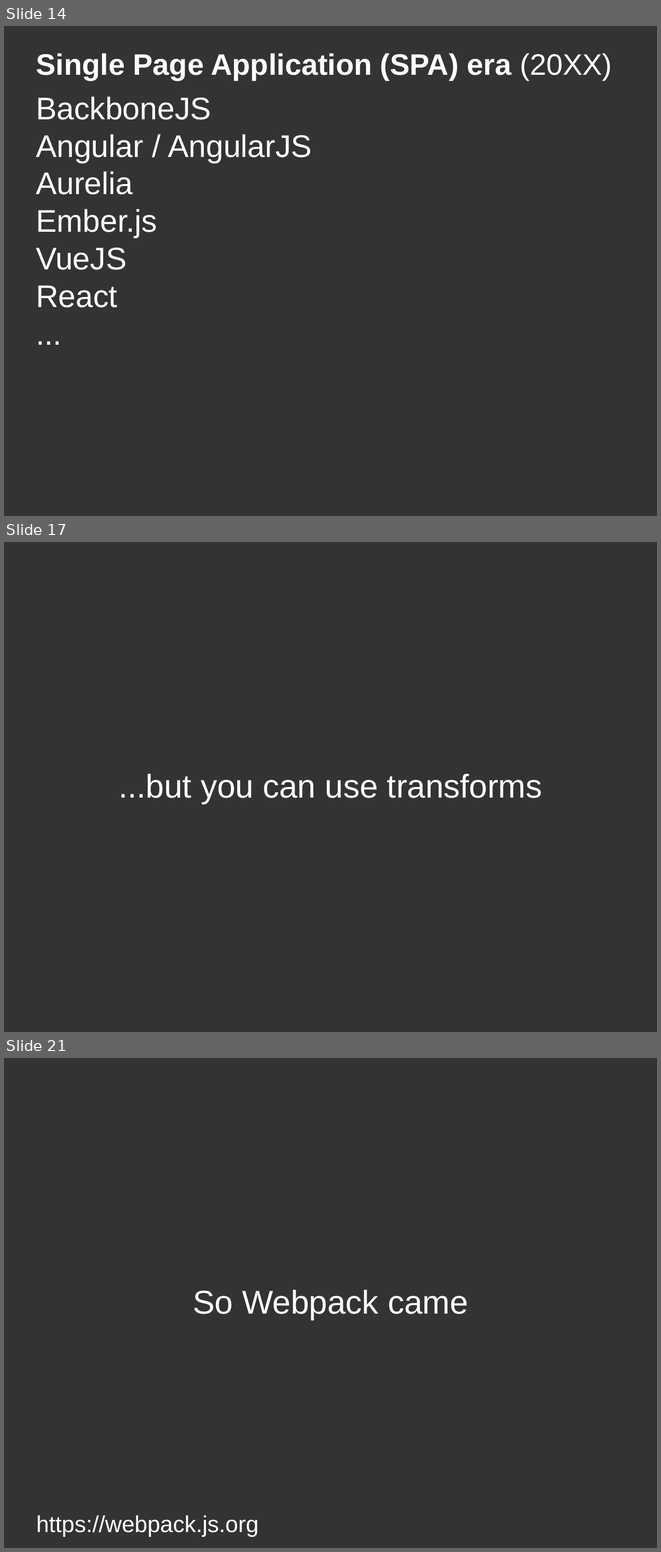
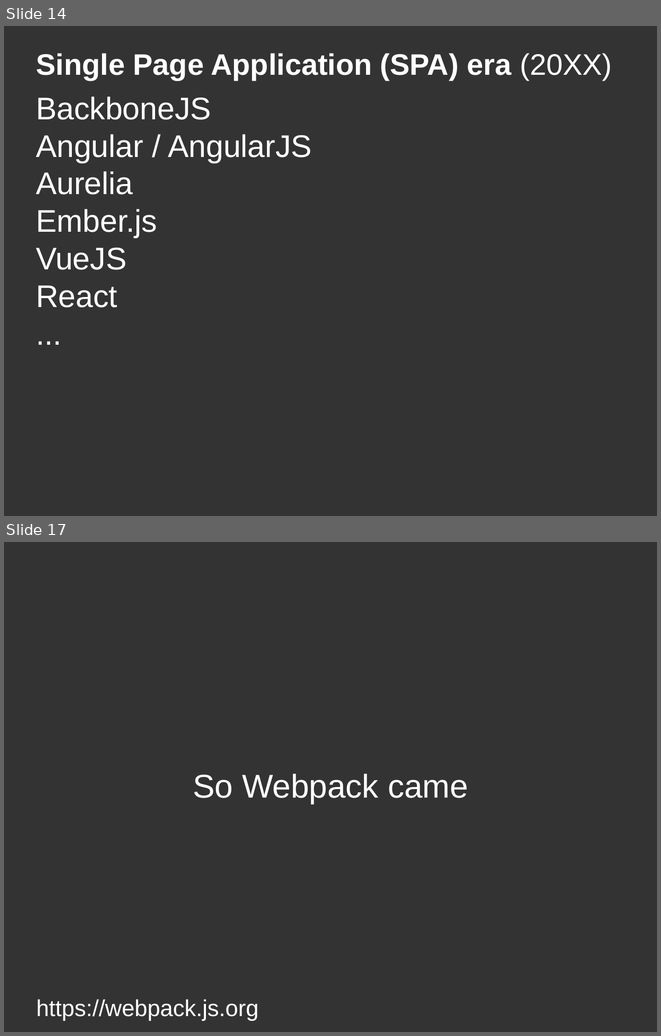
Before and after one commit to DanYellow/misc-tests, a slide deck: webpack-presentation-examples/webpack-presentation.odp. Shown one above the other, each under a label of ours: slides 14, 17 and 21 before the commit, slides 14 and 17 after it; the slides between them are not shown. The pictures are 661x1552 and 661x1036 pixels, drawn with LibreOffice and Linux fonts; fonts in the diff are those of the drawing. Boxes give left, top, right and bottom in pixels: in the first picture for what was removed or moved away, otherwise in the second. Text is boxed around its words. In the diff, an @@ line names an element or a change of style, - is before the commit and + after.

```diff
--- a/webpack-presentation-examples/webpack-presentation.odp
+++ b/webpack-presentation-examples/webpack-presentation.odp
@@ slide 17 removed at [4,542,657,1032], background #333333 @@
@@ subtitle removed at [118,774,542,804] @@
-...but you can use transforms
@@ what was slide 21 is now slide 17 @@
```
Also in this commit, not shown: 6 slides changed, 4 other slides removed, 3 other files.
